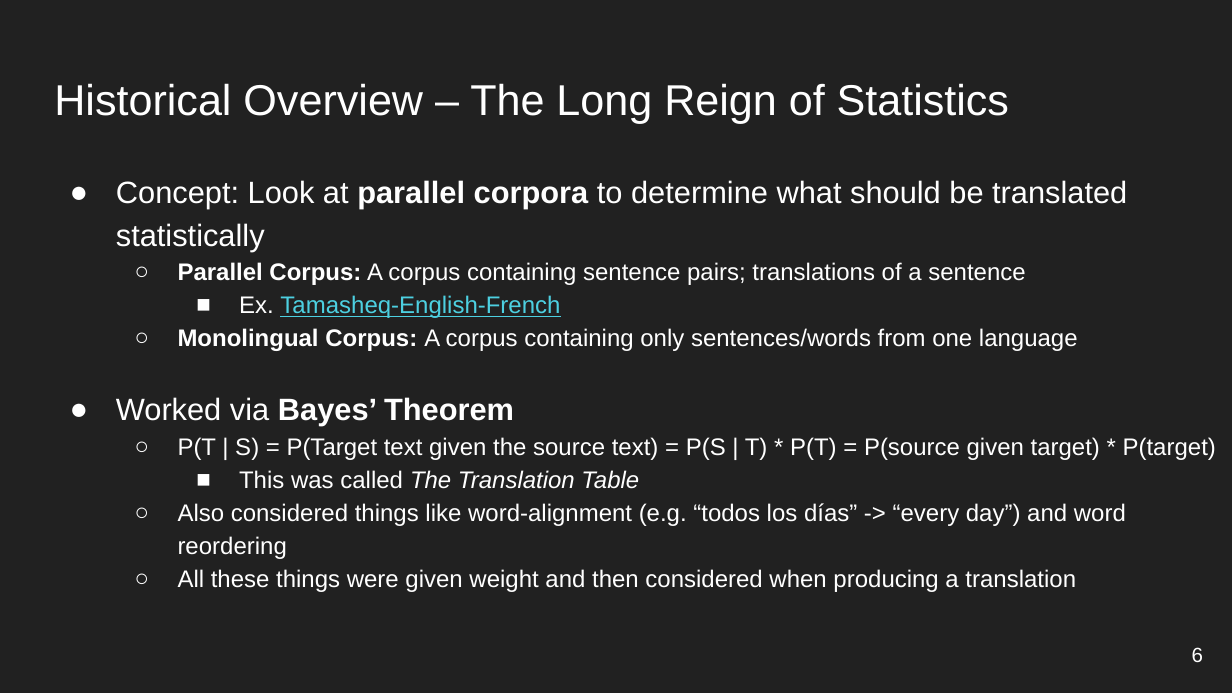
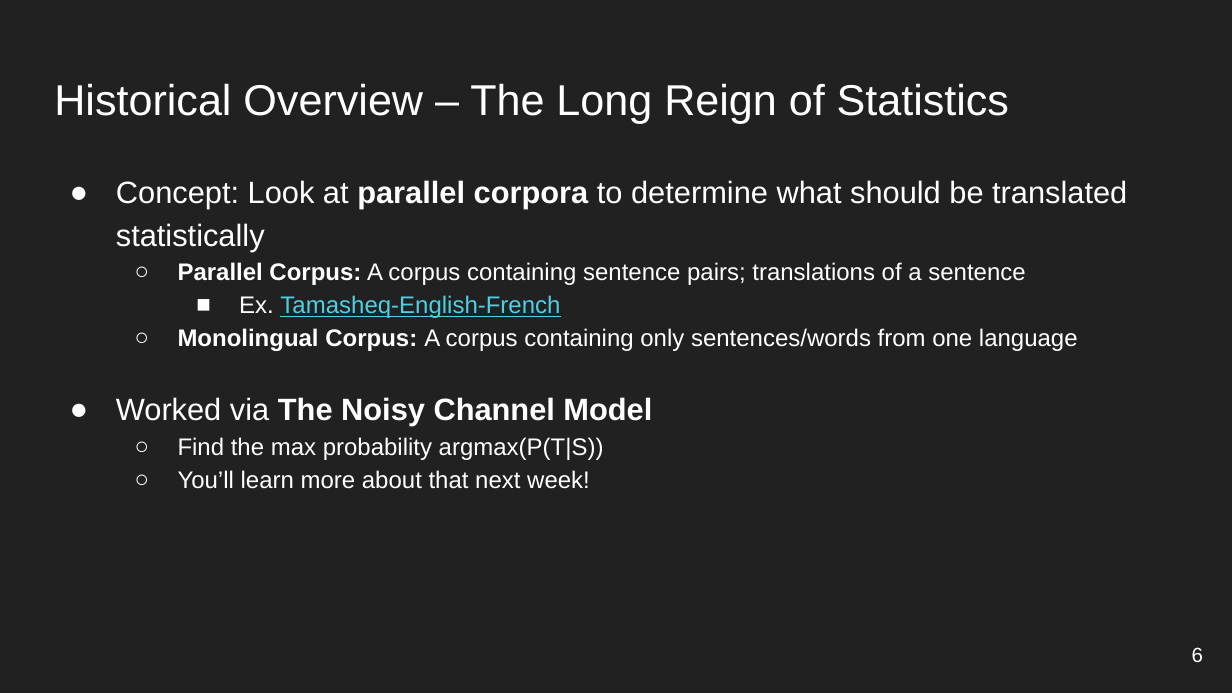
Before and after one commit to AlejandroCiuba/Guest_Lecture_LING1330, a slide deck: slide 6 of Lecture on Machine Translation, Alejandro Ciuba.pptx. Drawn at 1232x693 pixels with LibreOffice and Linux fonts; fonts in the diff are those of the drawing. Boxes give left, top, right and bottom in pixels: in the first picture for what was removed or moved away, otherwise in the second. Text is boxed around its words. In the diff, an @@ line names an element or a change of style, - is before the commit and + after.

```diff
--- a/Lecture on Machine Translation, Alejandro Ciuba.pptx
+++ b/Lecture on Machine Translation, Alejandro Ciuba.pptx
@@ text at (116,397,652,489): text changed @@
-● Worked via Bayes’ Theorem
-  ○ P(T | S) = P(Target text given the source text) = P(S | T) * P(T) = P(source given target) * P(target)
-    ■ This was called The Translation Table
-  ○ Also considered things like word-alignment (e.g. “todos los días” -> “every day”) and word reordering
-  ○ All these things were given weight and then considered when producing a translation
+● Worked via The Noisy Channel Model
+  ○ Find the max probability argmax(P(T|S))
+  ○ You’ll learn more about that next week!
```
Also in this commit, not shown: 3 other slides changed, 2 other files.
